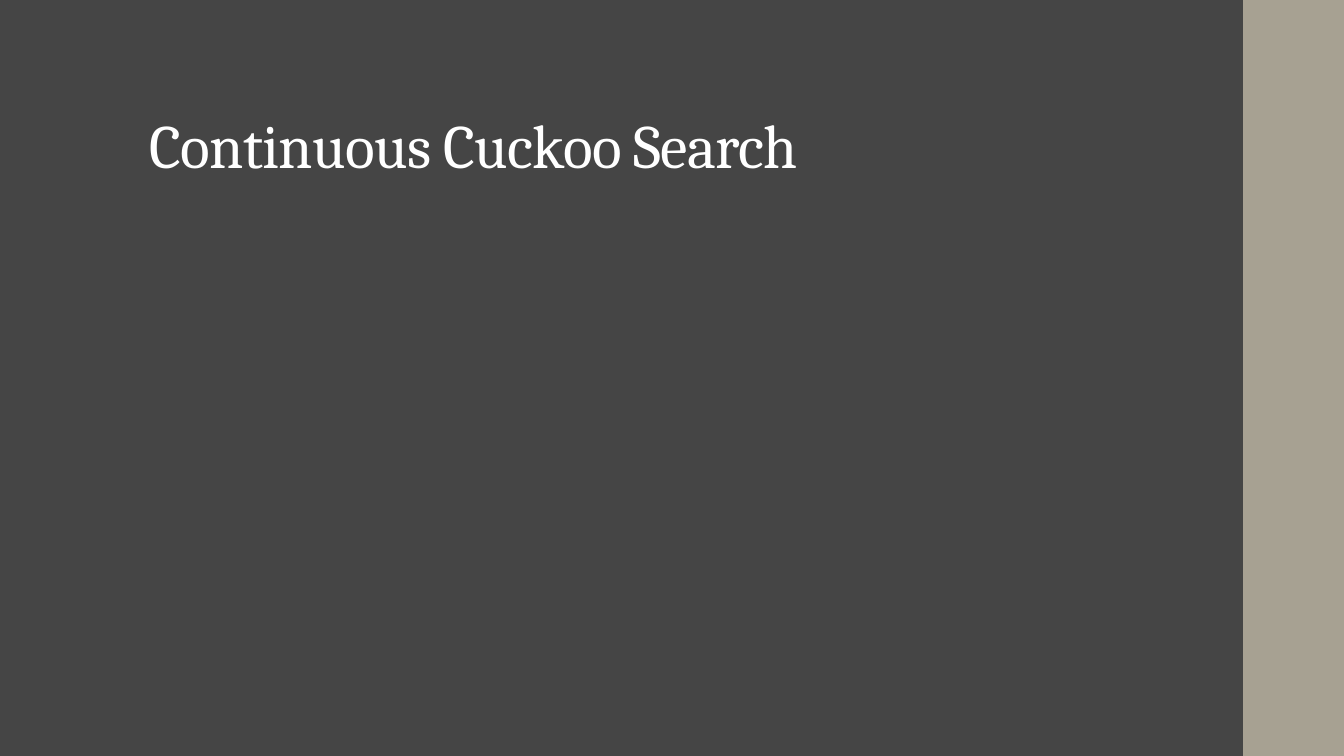
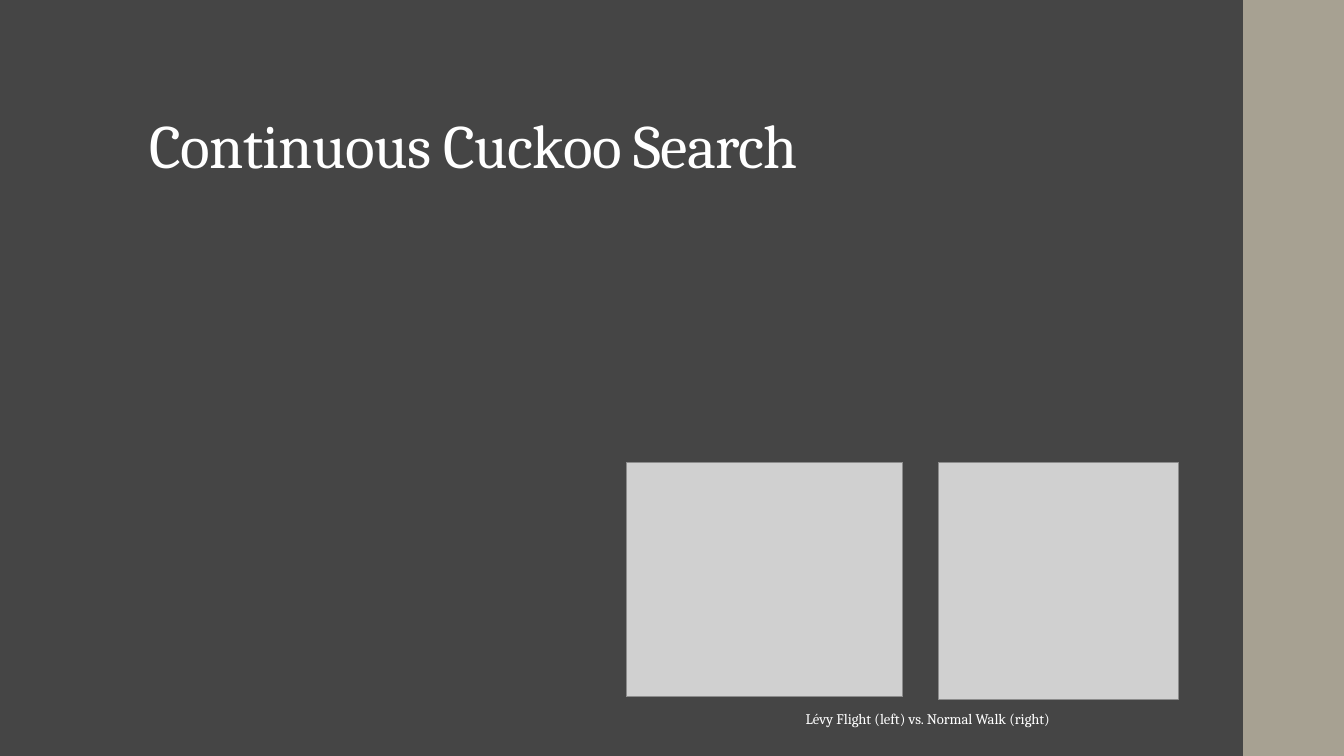
Before and after one commit to jwhowes/project, a slide deck: slide 4 of presentation_1_shorter.pptx. Drawn at 1344x756 pixels with LibreOffice and Linux fonts; fonts in the diff are those of the drawing; grey boxes stand for pictures. Boxes give left, top, right and bottom in pixels: in the first picture for what was removed or moved away, otherwise in the second. Text is boxed around its words. In the diff, an @@ line names an element or a change of style, - is before the commit and + after.

Commit message:
Added some images and details to the slides

```diff
--- a/presentation_1_shorter.pptx
+++ b/presentation_1_shorter.pptx
@@ picture added at bbox=[626, 463, 902, 698] @@
@@ picture added at bbox=[939, 463, 1179, 700] @@
@@ text added at bbox=[806, 713, 1049, 727], 10.5 pt, text #FFFFFF @@
+Lévy Flight (left) vs. Normal Walk (right)
```
Also in this commit, not shown: 5 other slides changed, 2 slides added, 4 slides removed, 3 other files.
